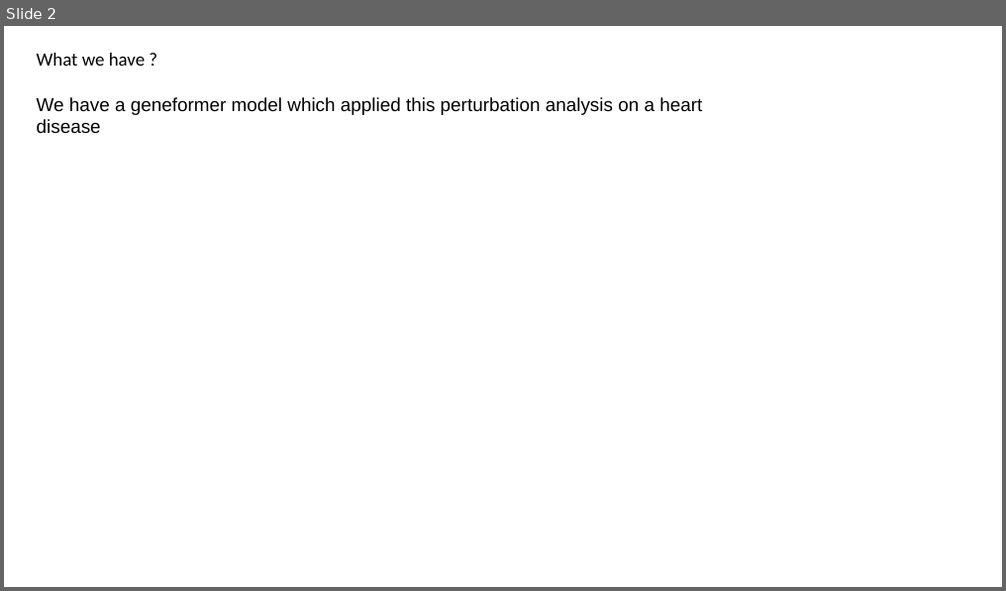
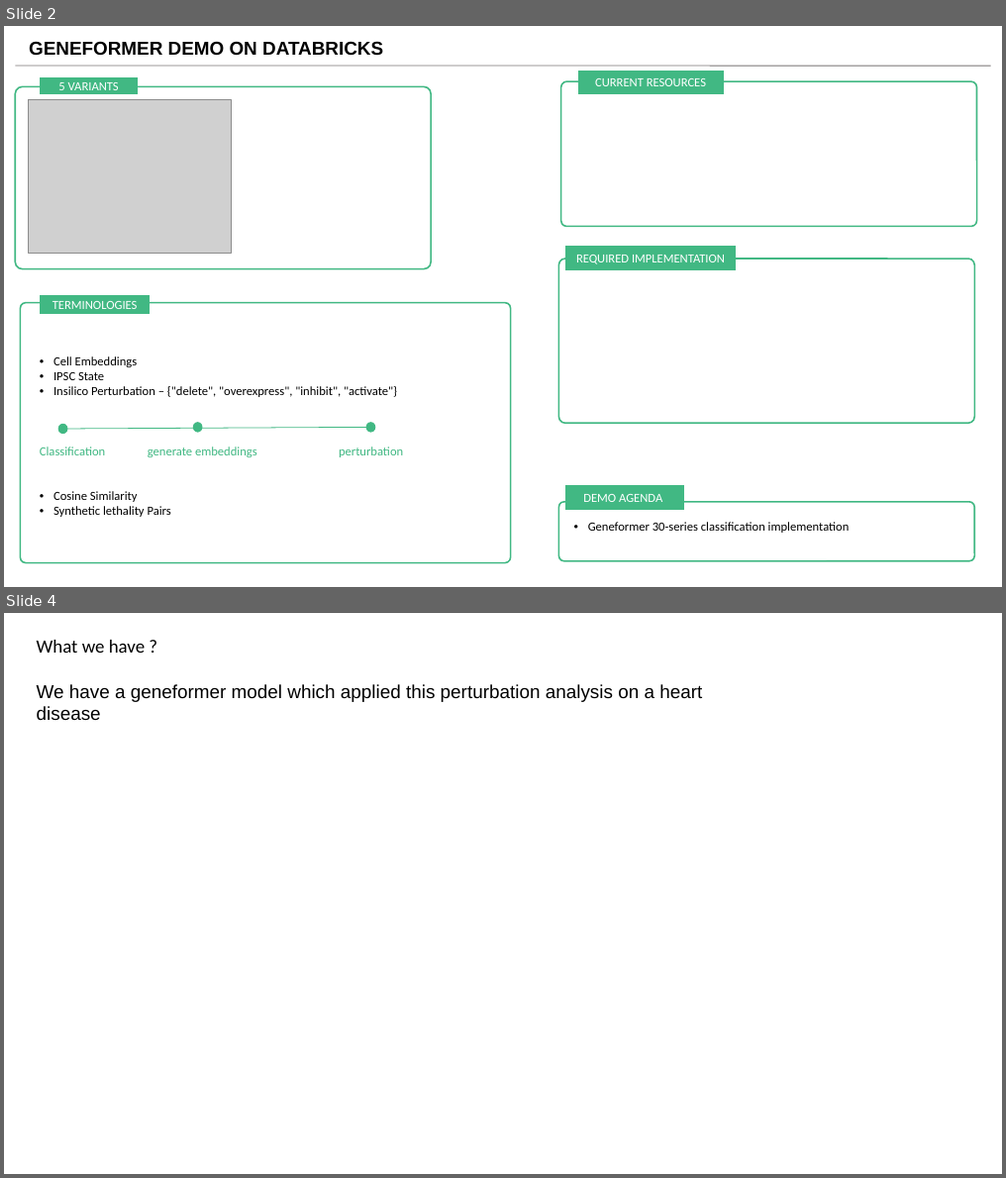
Before and after one commit to v-dev688/presentations, a slide deck: GENEFOREMER_useful.pptx. Shown one above the other, each under a label of ours: slide 2 before the commit, slides 2 and 4 after it; the slides between them are not shown. The pictures are 1006x591 and 1006x1178 pixels, drawn with LibreOffice and Linux fonts; fonts in the diff are those of the drawing; grey boxes stand for pictures. Boxes give left, top, right and bottom in pixels: in the first picture for what was removed or moved away, otherwise in the second. Text is boxed around its words. In the diff, an @@ line names an element or a change of style, - is before the commit and + after.

```diff
--- a/GENEFOREMER_useful.pptx
+++ b/GENEFOREMER_useful.pptx
@@ slide 2 added at box(4, 26, 1002, 587), background #FFFFFF @@
@@ text added at box(29, 41, 383, 56), 18 pt, text #000000, bold @@
+GENEFORMER DEMO ON DATABRICKS
@@ line added from (15, 66) to (991, 66), #767171 0.75 pt @@
@@ rectangle added at box(42, 79, 137, 93), fill #41B883, outline #41B883 2 pt, 12 pt, text #FFFFFF @@
+5 VARIANTS
@@ rounded rectangle added at box(561, 81, 976, 227), fill #FFFFFF, outline #41B883 1.5 pt @@
@@ rectangle added at box(579, 71, 723, 92), fill #41B883, outline #41B883 2 pt, 12 pt, text #FFFFFF @@
+CURRENT RESOURCES
@@ rounded rectangle added at box(15, 86, 431, 270), fill #FFFFFF, outline #41B883 1.5 pt @@
@@ picture added at box(29, 100, 231, 253) @@
@@ rounded rectangle added at box(558, 259, 974, 424), fill #FFFFFF, outline #41B883 1.5 pt @@
@@ rectangle added at box(567, 247, 736, 269), fill #41B883, outline #41B883 2 pt, 12 pt, text #FFFFFF @@
+REQUIRED IMPLEMENTATION
@@ rounded rectangle added at box(21, 303, 511, 564), fill #FFFFFF, outline #41B883 1.5 pt @@
@@ rectangle added at box(42, 296, 149, 313), fill #41B883, outline #41B883 2 pt, 12 pt, text #FFFFFF @@
+TERMINOLOGIES
@@ text added at box(40, 357, 397, 517), 12 pt, text #000000 @@
+• Cell Embeddings
+• IPSC State
+• Insilico Perturbation – {"delete", "overexpress", "inhibit", "activate"}
+Classification generate embeddings perturbation
+• Cosine Similarity
+• Synthetic lethality Pairs
@@ ellipse added at box(59, 425, 67, 433), fill #41B883, outline #41B883 2 pt @@
@@ line added from (67, 429) to (367, 427), #41B883 0.75 pt @@
@@ ellipse added at box(194, 424, 202, 432), fill #41B883, outline #41B883 2 pt @@
@@ ellipse added at box(367, 424, 374, 432), fill #41B883, outline #41B883 2 pt @@
@@ rectangle added at box(567, 487, 683, 509), fill #41B883, outline #41B883 2 pt, 12 pt, text #FFFFFF @@
+DEMO AGENDA
@@ rounded rectangle added at box(558, 502, 974, 562), fill #FFFFFF, outline #41B883 1.5 pt @@
@@ text added at box(588, 522, 849, 533), 12 pt, text #000000 @@
+• Geneformer 30-series classification implementation
@@ what was slide 2 is now slide 4 @@
```
Also in this commit, not shown: 1 slide changed, 2 other slides added.
